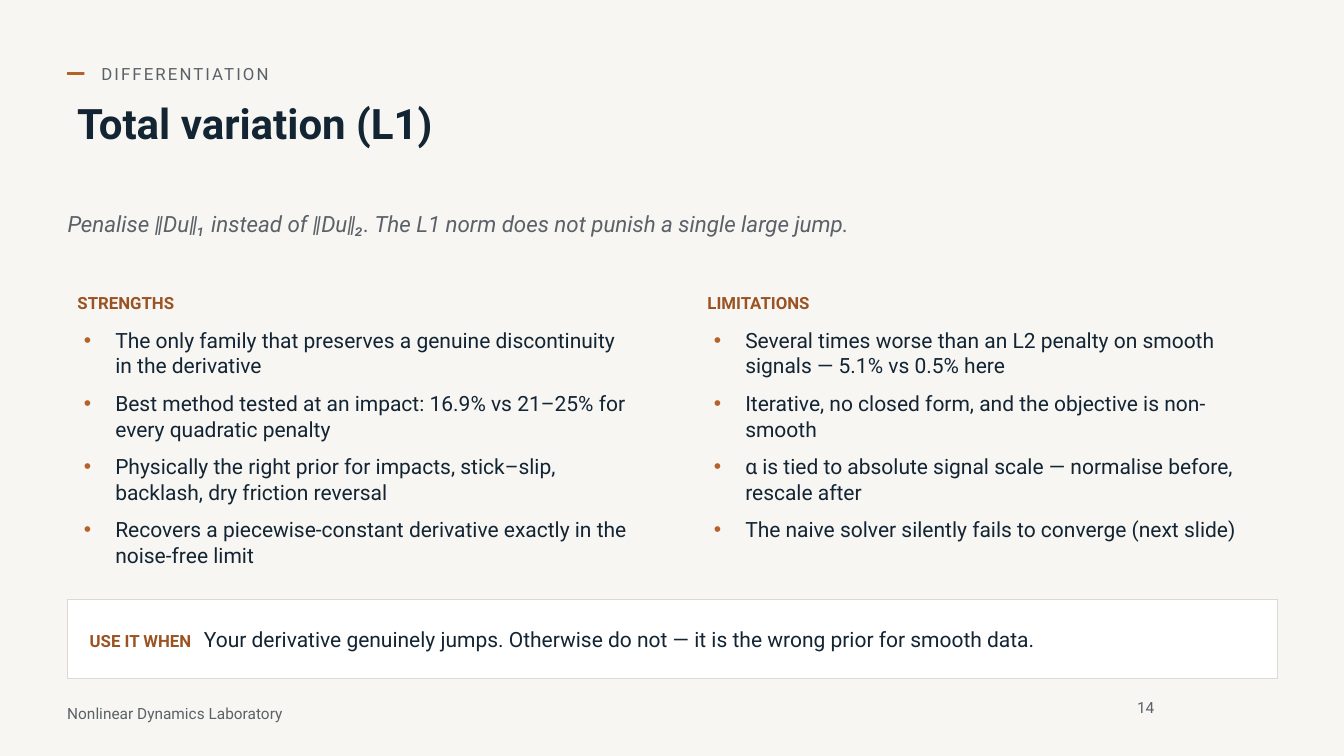
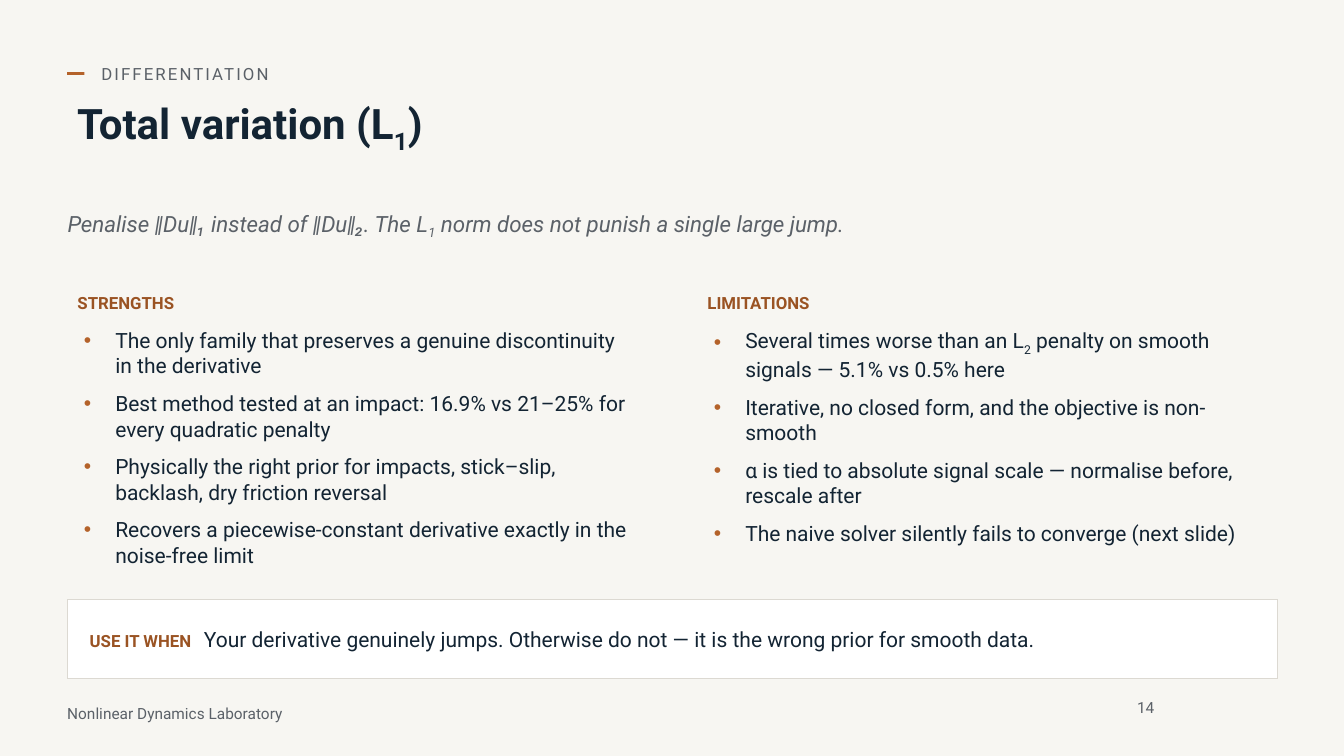
Before and after one commit to nld-uri/kinematics-toolbox, a slide deck: slide 14 of talk/differentiation_integration_talk.pptx. Drawn at 1344x756 pixels with LibreOffice and Linux fonts; fonts in the diff are those of the drawing; background and template pictures are left out. Boxes give left, top, right and bottom in pixels: in the first picture for what was removed or moved away, otherwise in the second. Text is boxed around its words. In the diff, an @@ line names an element or a change of style, - is before the commit and + after.

```diff
--- a/talk/differentiation_integration_talk.pptx
+++ b/talk/differentiation_integration_talk.pptx
@@ title "Total variation (L1)" at (x1=77, y1=107, x2=346, y2=140): now subscript in "(L1)" @@
@@ text "Penalise ‖Du‖₁ instead of ‖Du‖₂. ..." at (x1=68, y1=215, x2=844, y2=237): now subscript in "L1" @@
@@ text at (x1=745, y1=332, x2=1210, y2=382): now subscript in "L2" @@
```
Also in this commit, not shown: 9 other slides changed, 5 other files.
